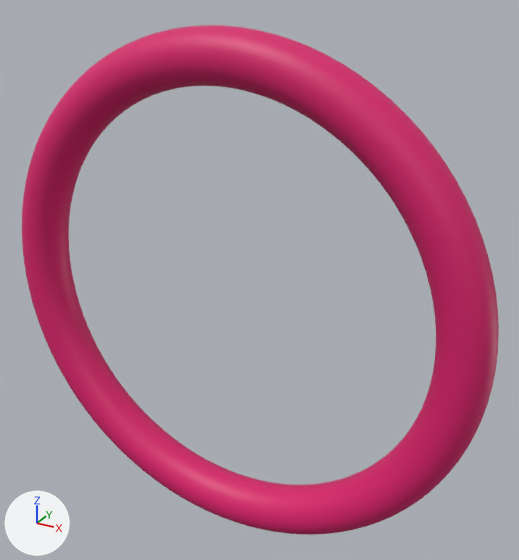
What one commit did to the glTF model docs/assets/torus_grid_sweep/torus_R4_r0.glb.
One viewpoint serves both versions: a 50 mm camera at (13.56, -21.88, 12.34) aimed at (0.98, 0.99, 0.9). Arrows for +X, +Y and +Z are at lower left; the lights stay in place. The older version comes first. Where no turn or scale is listed for an object, it has been applied to the vertices.

Names of what the first picture shows: 'geometry_0'.
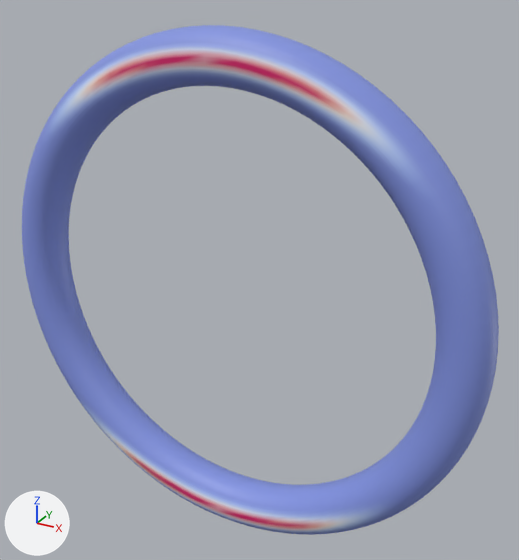
Changed parts and their boxes (x1, y1, x2, y2) in the pictures (519 x 560 px):
part 1 of me_geometry_0, recoloured (pink to blue)
    both: (22, 25, 499, 535)

The edits, one by one:
me_geometry_0 has 5000 vertices, 10000 faces and spans x -10.4..10.4, y -1.0..1.0, z -10.4..10.4.
me_geometry_0 is used by ob_geometry_0; location (0.0, 0.0, 0.0).
me_geometry_0 part 1: 9946 faces centred in x -10.4..10.4, y -1.0..1.0, z -10.4..10.4 are repainted in the vertex colours; the middle colour goes from pink #da1c6c to blue #8394e1.
